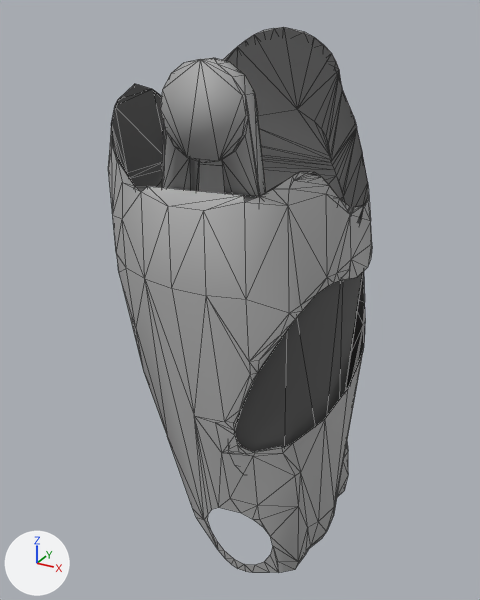
A saved change to the COLLADA model src/resources/urdf/romeo/collision/LHipPitch.dae.
Rendered twice from a camera (50 mm lens) standing at (0.197, -0.373, 0.051) and looking at (-0.011, 0.005, -0.138). Arrows for +X, +Y and +Z are at lower left; the lights stay in place. Mesh edges are drawn as thin lines. Where no turn or scale is listed for an object, it has been applied to the vertices.

In view in the first picture: 'LHipPitch_1', 'LHipPitch_2'.
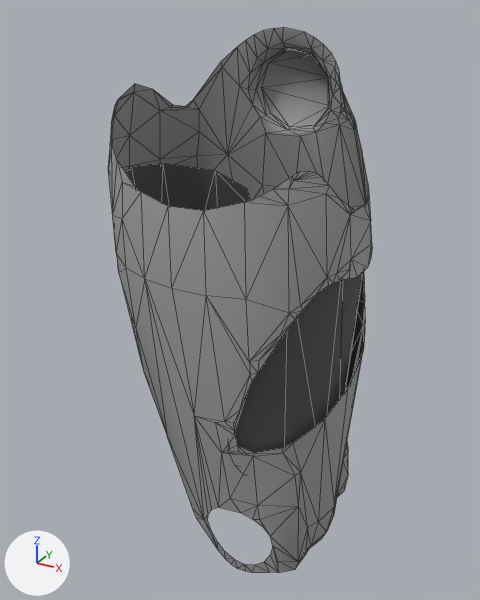
Edits to the bpy script that builds the scene:
```text
Change me_shapeindexedfaces_001_010:
    where me_shapeindexedfaces_001_010.from_pydata(...)  # 114 vertices, 146 faces; spans x -0.102..0.076, y -0.067..0.068, z -0.235..0.04
    used by ob_lhippitch_1; location = (0.0, 0.0, 0.0)
    me_shapeindexedfaces_001_010 part 1: the loose piece of 76 vertices spanning x -0.097..0.075, y -0.058..0.053, z -0.098..0.04 is deleted
Change me_shapeindexedfaces_001_geometry_010:
    where me_shapeindexedfaces_001_geometry_010.from_pydata(...)  # 453 vertices, 721 faces; spans x -0.106..0.078, y -0.071..0.074, z -0.324..0.04
    used by ob_lhippitch_2; location = (0.0, 0.0, 0.0)
    verts and faces of me_shapeindexedfaces_001_geometry_010; kept vertices keep their numbers, new ones are numbered from 453
    before: 36 (0.05, -0.054, -0.126) at pixel (282, 337), 58 (0.028, -0.066, -0.177) at pixel (239, 410), 59 (0.036, -0.064, -0.155) at pixel (252, 381), 60 (0.036, -0.064, -0.156) at pixel (252, 383), 61 (0.028, -0.065, -0.178) at pixel (240, 411)
    before: 63 (0.024, -0.065, -0.197) at pixel (234, 435), 66 (0.029, -0.063, -0.206) at pixel (243, 447), 67 (0.033, -0.062, -0.208) at pixel (248, 450), 68 (0.026, -0.064, -0.203) at pixel (238, 443), 69 (0.026, -0.064, -0.205) at pixel (237, 445)
    before: 72 (0.051, -0.052, -0.204) at pixel (281, 446), 73 (0.052, -0.052, -0.206) at pixel (281, 448), 74 (0.036, -0.061, -0.208) at pixel (254, 451), 75 (0.036, -0.061, -0.209) at pixel (254, 452), 339 (0.039, -0.063, -0.149) at pixel (257, 373)
    before: 340 (0.039, -0.062, -0.15) at pixel (257, 373), 341 (0.042, -0.061, -0.142) at pixel (263, 363)
    before: 284 (-0.045, -0.056, -0.05) at pixel (141, 191), 290 (0.027, -0.058, -0.047) at pixel (244, 202), 295 (0.004, -0.064, -0.053) at pixel (203, 210), 296 (-0.021, -0.062, -0.054) at pixel (168, 206), 367 (-0.043, -0.052, -0.047) at pixel (147, 186)
    before: 392 (0.025, -0.054, -0.044) at pixel (243, 195)
    me_shapeindexedfaces_001_geometry_010 part 2: the loose piece of 60 vertices spanning x -0.034..0.034, y -0.057..-0.044, z -0.078..0.027 is deleted
    me_shapeindexedfaces_001_geometry_010 part 3
    add delete_vertices([60, 66, 67, 68, 72, 74, 340, 341])  # with the faces that use them
    me_shapeindexedfaces_001_geometry_010 part 4
    add delete_vertices([367, 392])  # with the faces that use them
```

What differs and where, as boxes (x1, y1, x2, y2) in the pictures (480 x 600 px):
'LHipPitch_1', reshaped (8% narrower, 32% shorter)
    before: (111, 27, 369, 452)
    after: (125, 163, 363, 453)
part 1 of me_shapeindexedfaces_001_010, deleted
    before: (111, 27, 369, 220)
part 2 of me_shapeindexedfaces_001_geometry_010, deleted
    before: (160, 58, 266, 196)
part 3 of me_shapeindexedfaces_001_geometry_010, deleted
    before: (235, 345, 282, 453)
part 4 of me_shapeindexedfaces_001_geometry_010, deleted
    before: (141, 186, 245, 211)
